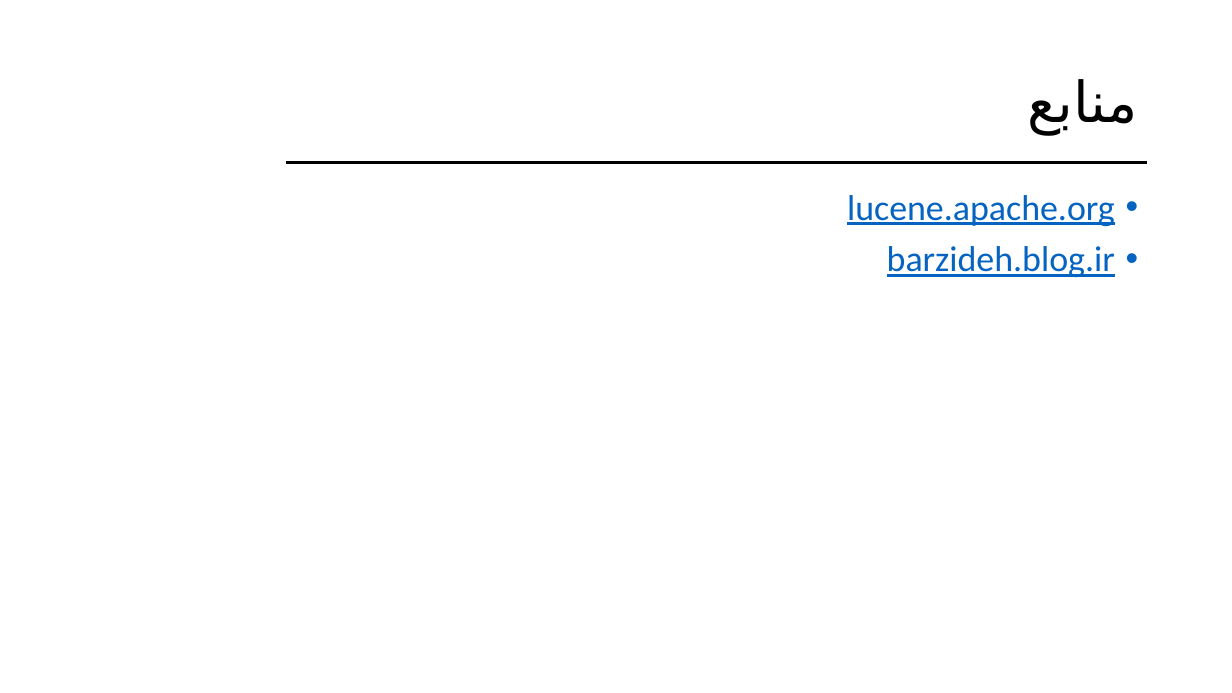
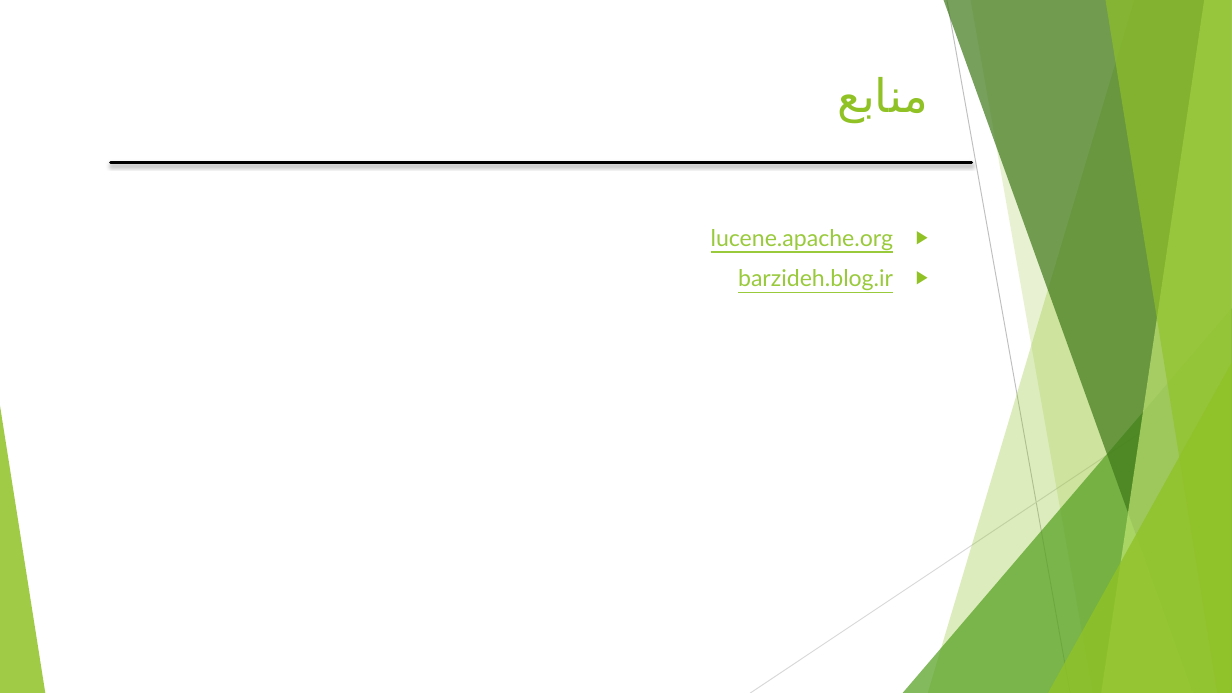
Before and after one commit to siavashhsn/project-report, a slide deck: slide 26 of Siavash Hasanpour-921042006.pptx (slide 23 before the commit). Drawn at 1232x693 pixels with LibreOffice and Linux fonts; fonts in the diff are those of the drawing. Boxes give left, top, right and bottom in pixels: in the first picture for what was removed or moved away, otherwise in the second. Text is boxed around its words. In the diff, an @@ line names an element or a change of style, - is before the commit and + after.

```diff
--- a/Siavash Hasanpour-921042006.pptx
+++ b/Siavash Hasanpour-921042006.pptx
@@ title "منابع": place and size @@
-title "منابع" at (1028,79,1138,134)
+title "منابع" at (838,77,928,123)
@@ title "منابع" at (838,77,928,123): size 44 to 36 pt, font Calibri to Lato, text colour #000000 to #90C226; line spacing 0.9 to 1; vertical alignment middle to top @@
@@ line moved from (287, 163) - (1148, 163) to (111, 163) - (972, 163) @@
@@ text "lucene.apache.org": place and size @@
-text "lucene.apache.org" at (847,195,1115,277)
+text "lucene.apache.org" at (711,229,893,290)
@@ text "lucene.apache.org" at (711,229,893,290): size 28 to 18 pt, font Calibri to Lato, text colour #0563C1 to #99CA3C; bullet • to ▶; line spacing 0.9 to 1 @@
@@ group added at (0,0,1232,693): 5 freeform shapes, 3 triangles, 2 lines @@
```
Also in this commit, not shown: 18 other slides changed, 9 slides added, 6 slides removed.
